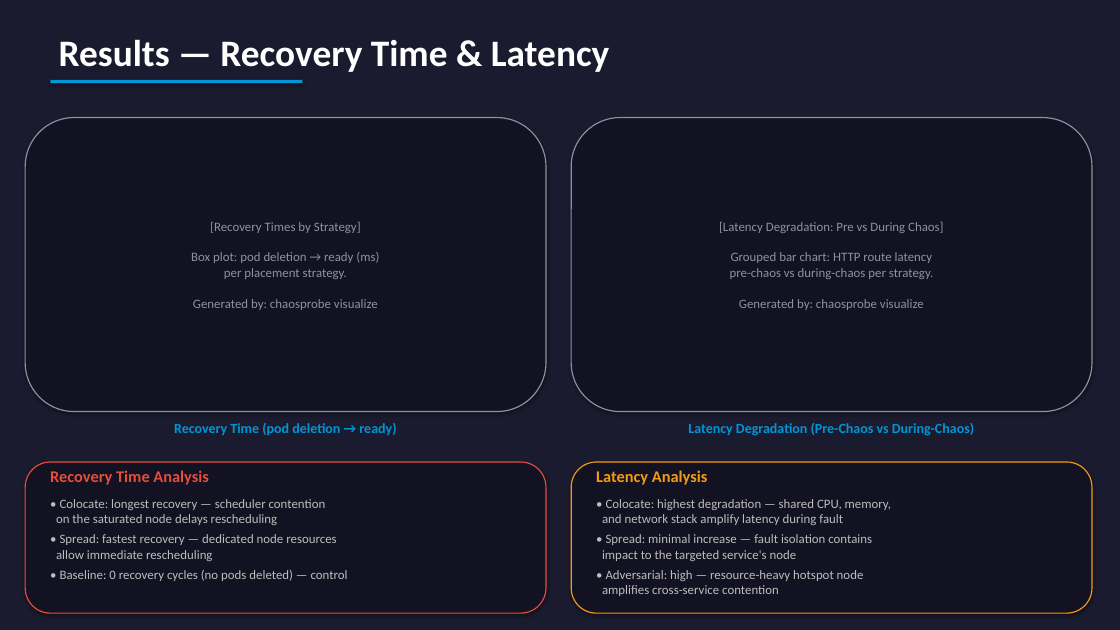
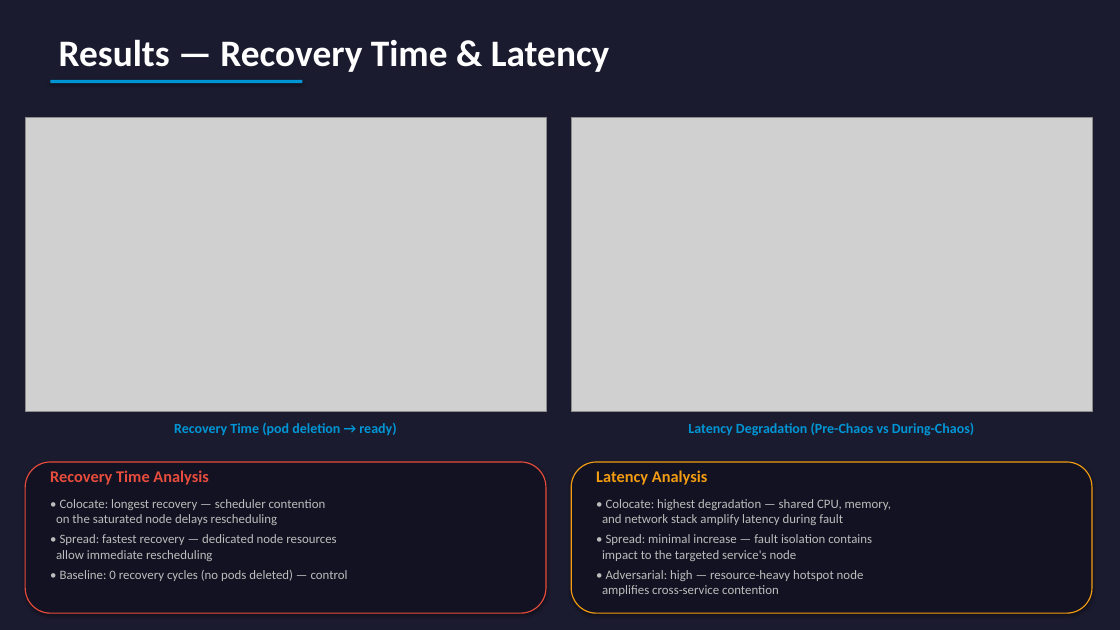
Before and after one commit to yhu02/uva-msc-thesis, a slide deck: slide 10 of ChaosProbe_Presentation.pptx. Drawn at 1120x630 pixels with LibreOffice and Linux fonts; fonts in the diff are those of the drawing; grey boxes stand for pictures. Boxes give left, top, right and bottom in pixels: in the first picture for what was removed or moved away, otherwise in the second. Text is boxed around its words. In the diff, an @@ line names an element or a change of style, - is before the commit and + after.

```diff
--- a/ChaosProbe_Presentation.pptx
+++ b/ChaosProbe_Presentation.pptx
@@ rounded rectangle removed at <box>25,118,546,412</box> @@
-[Recovery Times by Strategy]
-Box plot: pod deletion → ready (ms)
-per placement strategy.
-Generated by: chaosprobe visualize
@@ picture added at <box>25,118,546,412</box> @@
@@ rounded rectangle removed at <box>571,118,1092,412</box> @@
-[Latency Degradation: Pre vs During Chaos]
-Grouped bar chart: HTTP route latency
-pre-chaos vs during-chaos per strategy.
-Generated by: chaosprobe visualize
@@ picture added at <box>571,118,1092,412</box> @@
```
Also in this commit, not shown: 3 other slides changed, 1 other file.
